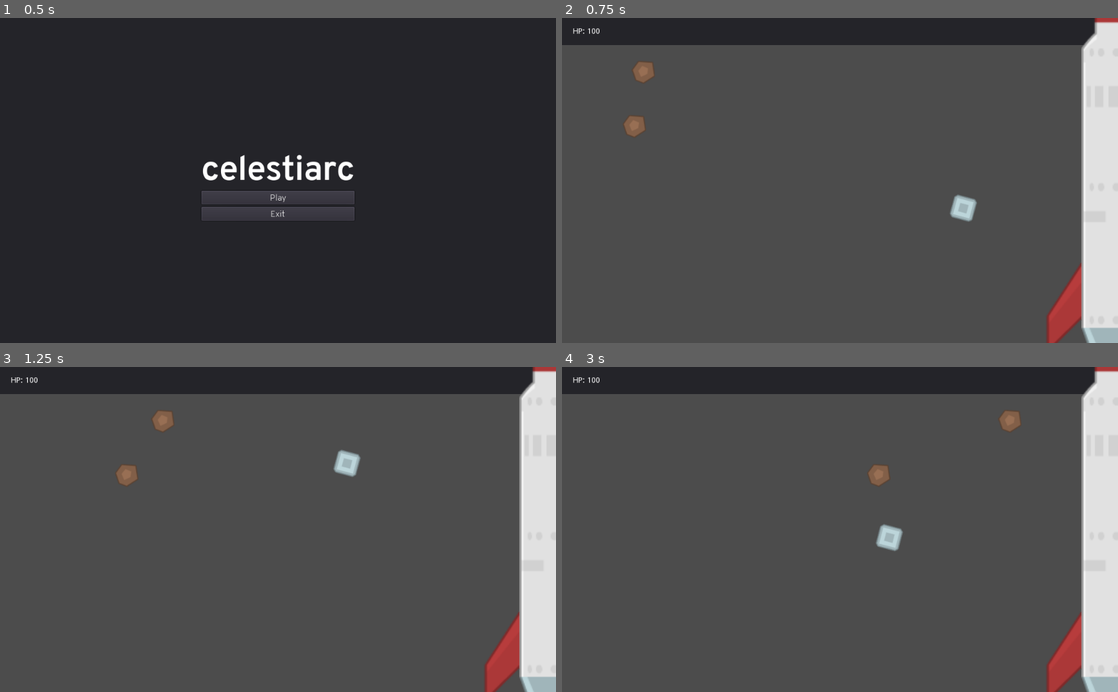
Above: before the commit, frames 1-4 (two rows, left to right).
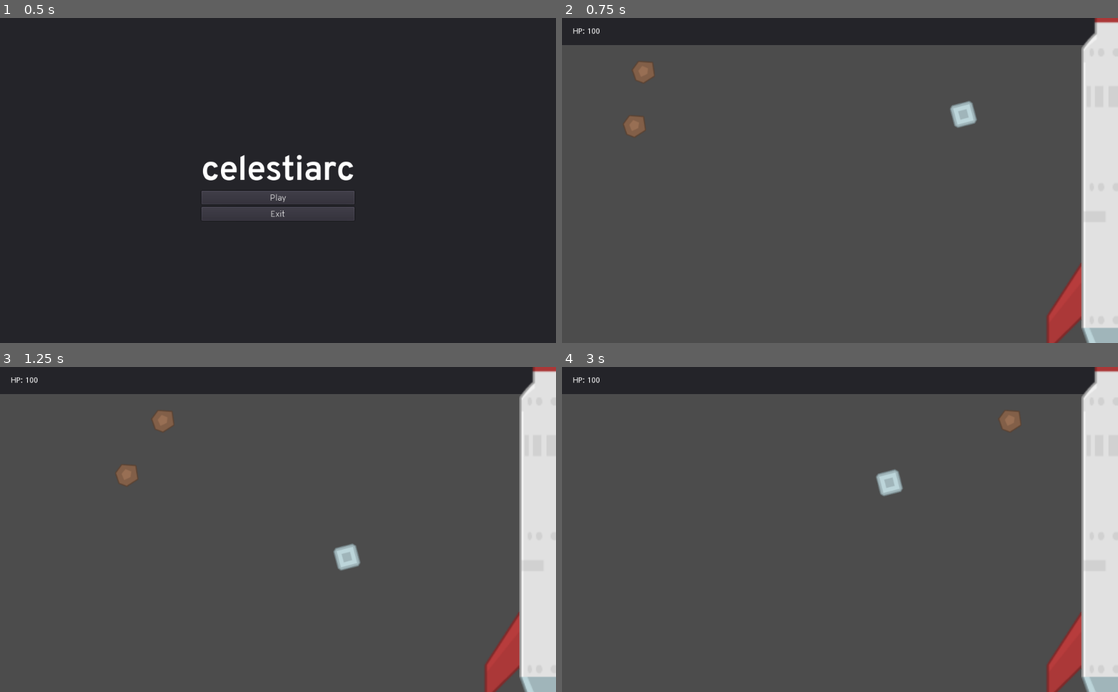
Above: after the commit, the same moments.

Repository: DrgnInventor/celestiarc
Game: Godot game, scene res://scenes/MainMenu.tscn
Two runs of this game, one before a commit and one after it. Both use one fixed random seed, a clock stepped at 60 frames per second and the inputs below.
Inputs:
- Up to frame 1 (0.5 s): no input
- Up to frame 2 (0.75 s): click "Play" at 0.5 s
- Up to frame 3 (1.25 s): no input
- Up to frame 4 (3 s): no input

Frame 1 is identical in both runs. In frame 2, 0.6% of the frame differs, in the area x 69-75%, y 25-63%; in frame 3, 0.6%; in frame 4, 0.7%, in the area x 55-62%, y 30-57%.

Commit message:
Add angular offset to rotating platforms

Diff:
--- a/scripts/RotatingPlatform.gd
+++ b/scripts/RotatingPlatform.gd
@@ -1,8 +1,12 @@
 tool
 extends Node2D
+# Note: Comments with "because trigonometry" explain compensation for Godot's
+# rotation which goes clockwise unlike in trigonometry where rotation goes
+# counterclowise
 
 export var radius = 100 setget set_radius
 export var rotational_velocity = 1.07 setget set_rotational_velocity
+export var rotational_offset = 0.00 setget set_rotational_offset
 onready var collider = $Collider
 onready var orbit_line = $OrbitLine
 
@@ -15,7 +19,8 @@
 
 func _physics_process(delta):
 	if not Engine.editor_hint:
-		rotation += rotational_velocity * delta
+		# Minus because trigonometry
+		rotation -= rotational_velocity * delta
 
 
 # This is needed for tool because it sometimes runs scripts before it's ready
@@ -26,6 +31,8 @@
 func tool_refresh():
 	if Engine.editor_hint and is_ready():
 		collider.position.x = radius
+		# Minus because trigonometry
+		rotation = -rotational_offset
 		refresh_orbit()
 
 
@@ -46,3 +53,8 @@
 func set_rotational_velocity(value):
 	rotational_velocity = value
 	tool_refresh()
+
+
+func set_rotational_offset(value):
+	rotational_offset = value
+	tool_refresh()
